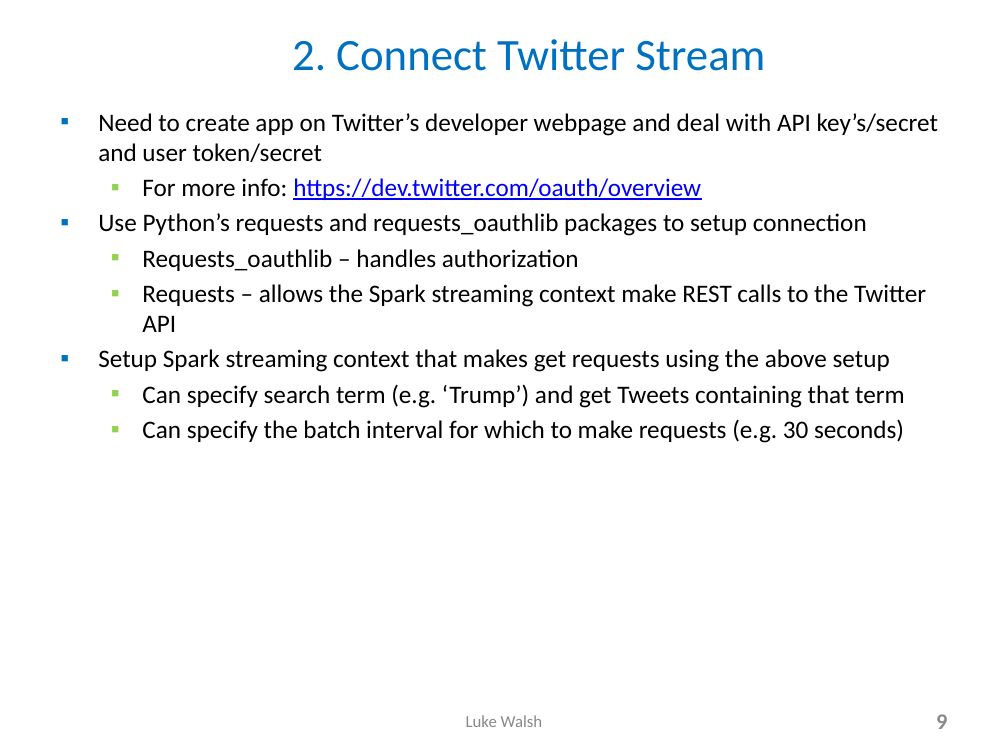
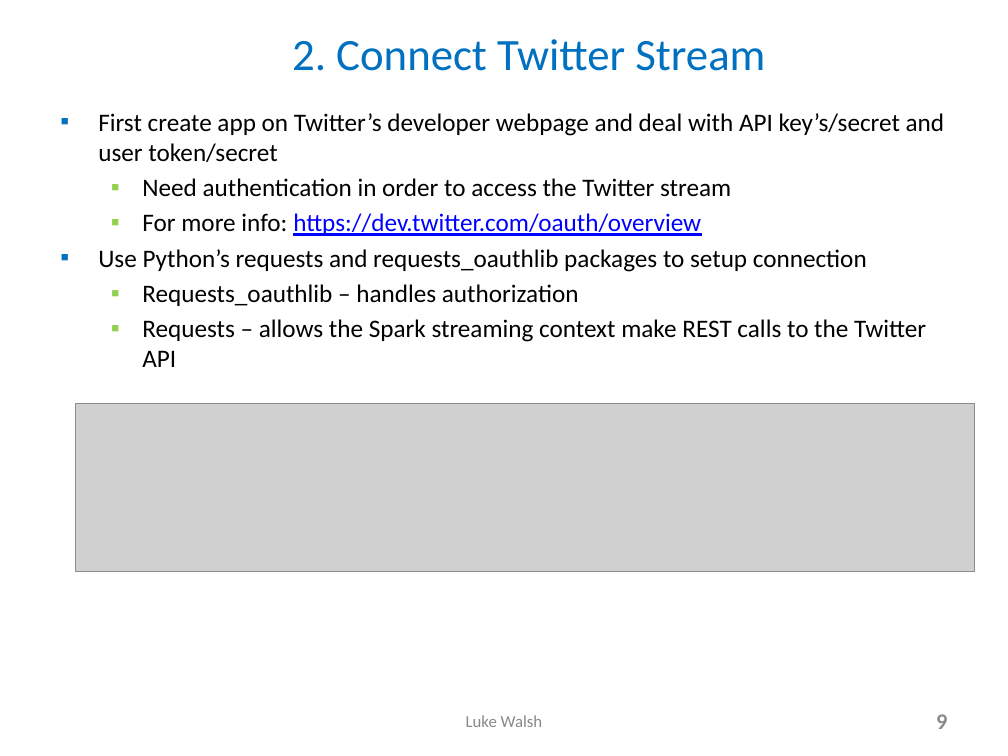
Before and after one commit to lukewalshct/Twitter_Sentiment, a slide deck: slide 9 of Spark_Streaming_NLTK_LWalsh_15min.pptx. Drawn at 1008x756 pixels with LibreOffice and Linux fonts; fonts in the diff are those of the drawing; grey boxes stand for pictures. Boxes give left, top, right and bottom in pixels: in the first picture for what was removed or moved away, otherwise in the second. Text is boxed around its words. In the diff, an @@ line names an element or a change of style, - is before the commit and + after.

```diff
--- a/Spark_Streaming_NLTK_LWalsh_15min.pptx
+++ b/Spark_Streaming_NLTK_LWalsh_15min.pptx
@@ text at (x1=98, y1=113, x2=945, y2=197): text changed @@
-▪ Need to create app on Twitter’s developer webpage and deal with API key’s/secret and user token/secret
+▪ First create app on Twitter’s developer webpage and deal with API key’s/secret and user token/secret
+  ▪ Need authentication in order to access the Twitter stream
@@ text at (x1=98, y1=349, x2=905, y2=443): paragraphs removed @@
-▪ Setup Spark streaming context that makes get requests using the above setup
-  ▪ Can specify search term (e.g. ‘Trump’) and get Tweets containing that term
-  ▪ Can specify the batch interval for which to make requests (e.g. 30 seconds)
@@ picture added at (x1=76, y1=403, x2=975, y2=572) @@
```
Also in this commit, not shown: 3 other slides changed, 3 slides added, 1 other file.
